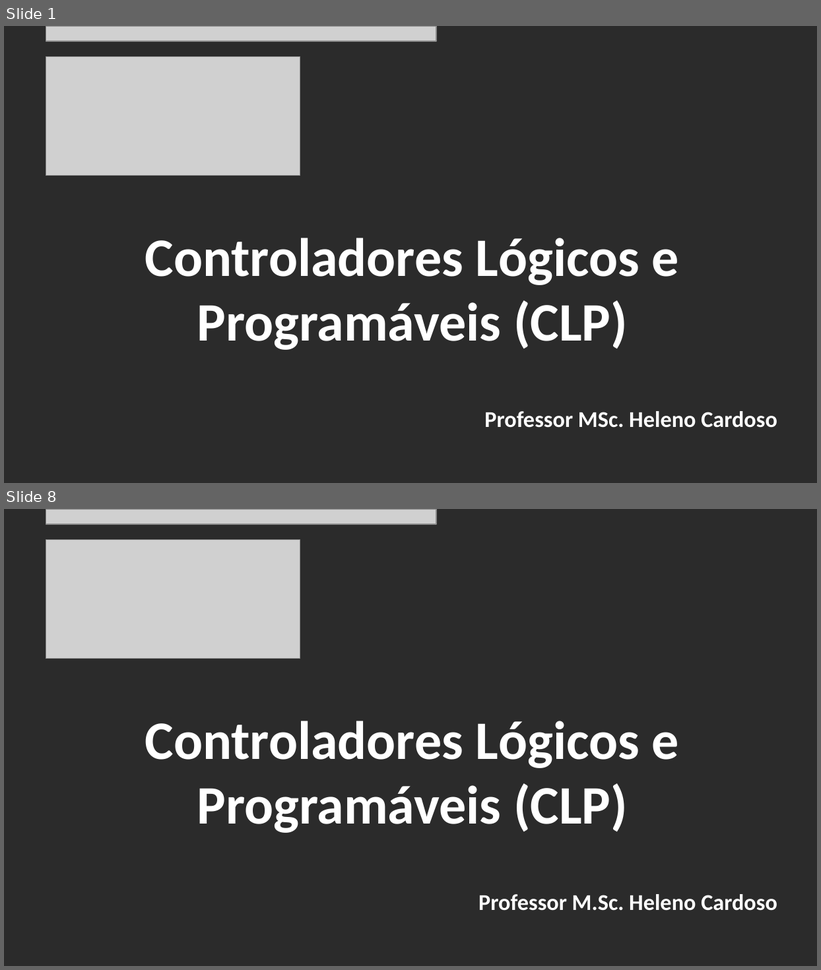
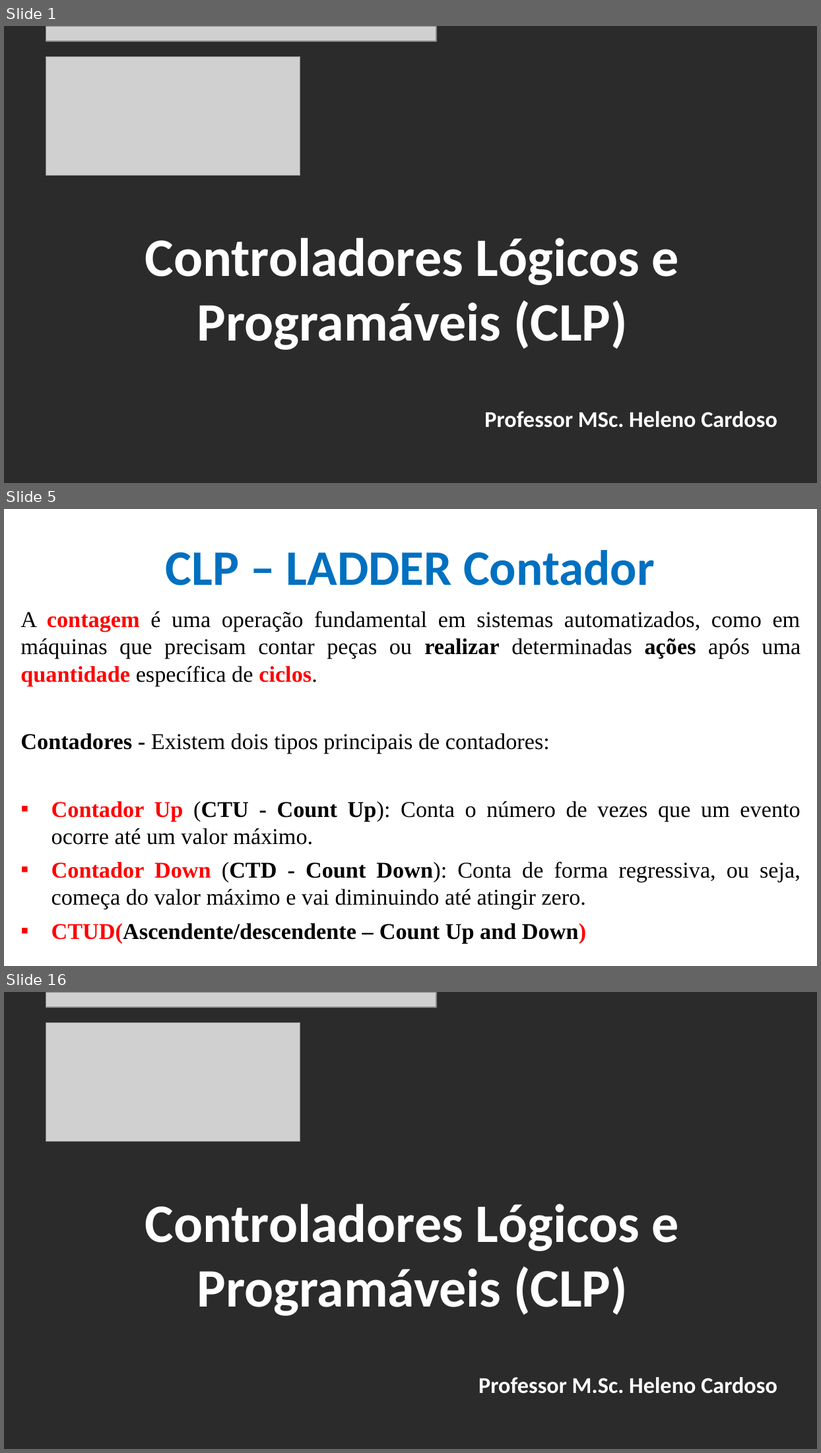
Before and after one commit to CloudEducationBrazil/WydenUniRuyControladoresLogicosProgCLP, a slide deck: 01 Classes/Aula4 - CLP - Programação - Ling LADER Contagem e Temporizadores.pptx. Shown one above the other, each under a label of ours: slides 1 and 8 before the commit, slides 1, 5 and 16 after it; the slides between them are not shown. The pictures are 821x970 and 821x1453 pixels, drawn with LibreOffice and Linux fonts; fonts in the diff are those of the drawing; grey boxes stand for pictures; background and template pictures are left out; a plain dark background stands for a picture behind light text. Boxes give left, top, right and bottom in pixels: in the first picture for what was removed or moved away, otherwise in the second. Text is boxed around its words. In the diff, an @@ line names an element or a change of style, - is before the commit and + after.

```diff
--- a/01 Classes/Aula4 - CLP - Programação - Ling LADER Contagem e Temporizadores.pptx
+++ b/01 Classes/Aula4 - CLP - Programação - Ling LADER Contagem e Temporizadores.pptx
@@ slide 5 added at [4, 509, 817, 966], background picture (left out) @@
@@ title added at [166, 550, 655, 586], 44 pt, text #0070C0, bold @@
+CLP – LADDER Contador
@@ text added at [20, 611, 801, 944], 20 pt, text #000000 @@
+A contagem é uma operação fundamental em sistemas automatizados, como em máquinas que precisam contar peças ou realizar determinadas ações após uma quantidade específica de ciclos.
+Contadores - Existem dois tipos principais de contadores:
+▪ Contador Up (CTU - Count Up): Conta o número de vezes que um evento ocorre até um valor máximo.
+▪ Contador Down (CTD - Count Down): Conta de forma regressiva, ou seja, começa do valor máximo e vai diminuindo até atingir zero.
+▪ CTUD(Ascendente/descendente – Count Up and Down)
@@ what was slide 8 is now slide 16 @@
```
Also in this commit, not shown: 6 slides changed, 7 other slides added, 6 other files.
